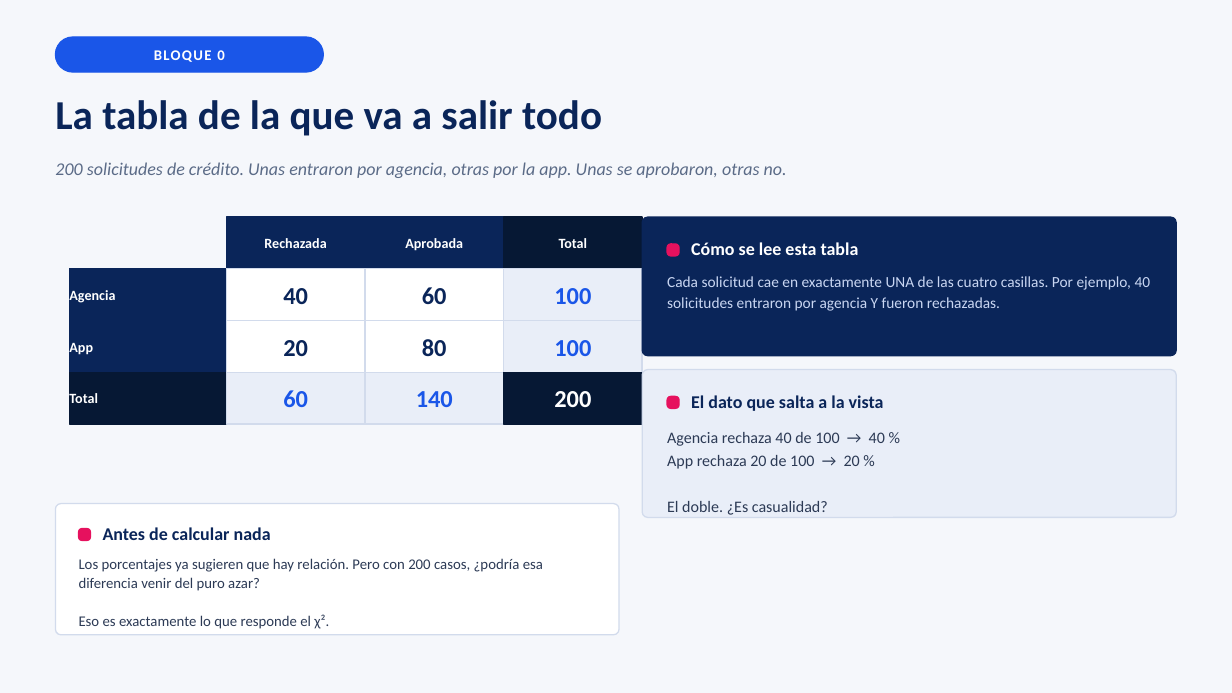
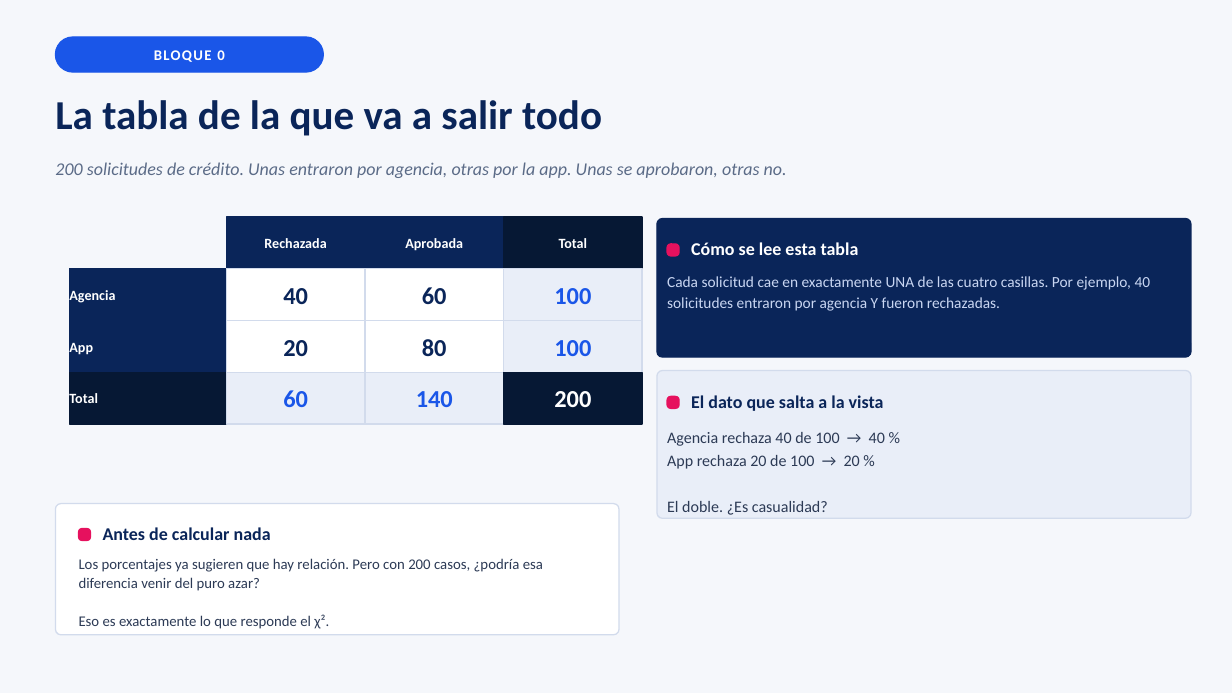
Before and after one commit to josefrodrim/Estad-stica-Descriptiva-E-Inferencial, a slide deck: slide 4 of Clase_8/PPT/Clase08_Chi_Cuadrado.pptx. Drawn at 1232x693 pixels with LibreOffice and Linux fonts; fonts in the diff are those of the drawing. Boxes give left, top, right and bottom in pixels: in the first picture for what was removed or moved away, otherwise in the second. Text is boxed around its words. In the diff, an @@ line names an element or a change of style, - is before the commit and + after.

```diff
--- a/Clase_8/PPT/Clase08_Chi_Cuadrado.pptx
+++ b/Clase_8/PPT/Clase08_Chi_Cuadrado.pptx
@@ rounded rectangle: place and size @@
-rounded rectangle at <box>642,217,1177,356</box>
+rounded rectangle at <box>657,219,1191,358</box>
@@ rounded rectangle: place and size @@
-rounded rectangle at <box>642,370,1177,518</box>
+rounded rectangle at <box>657,371,1191,518</box>
```
Also in this commit, not shown: 5 other slides changed, 10 other files.
